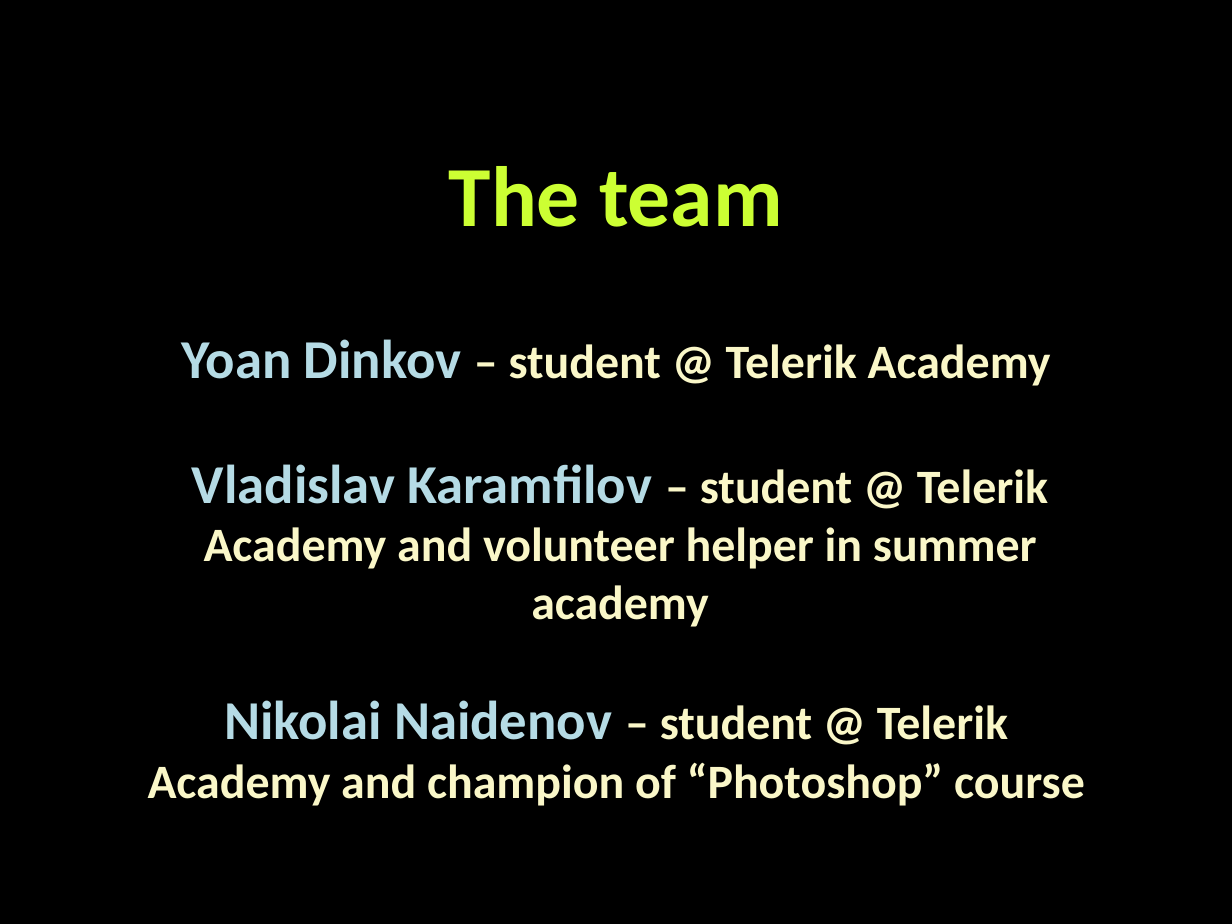
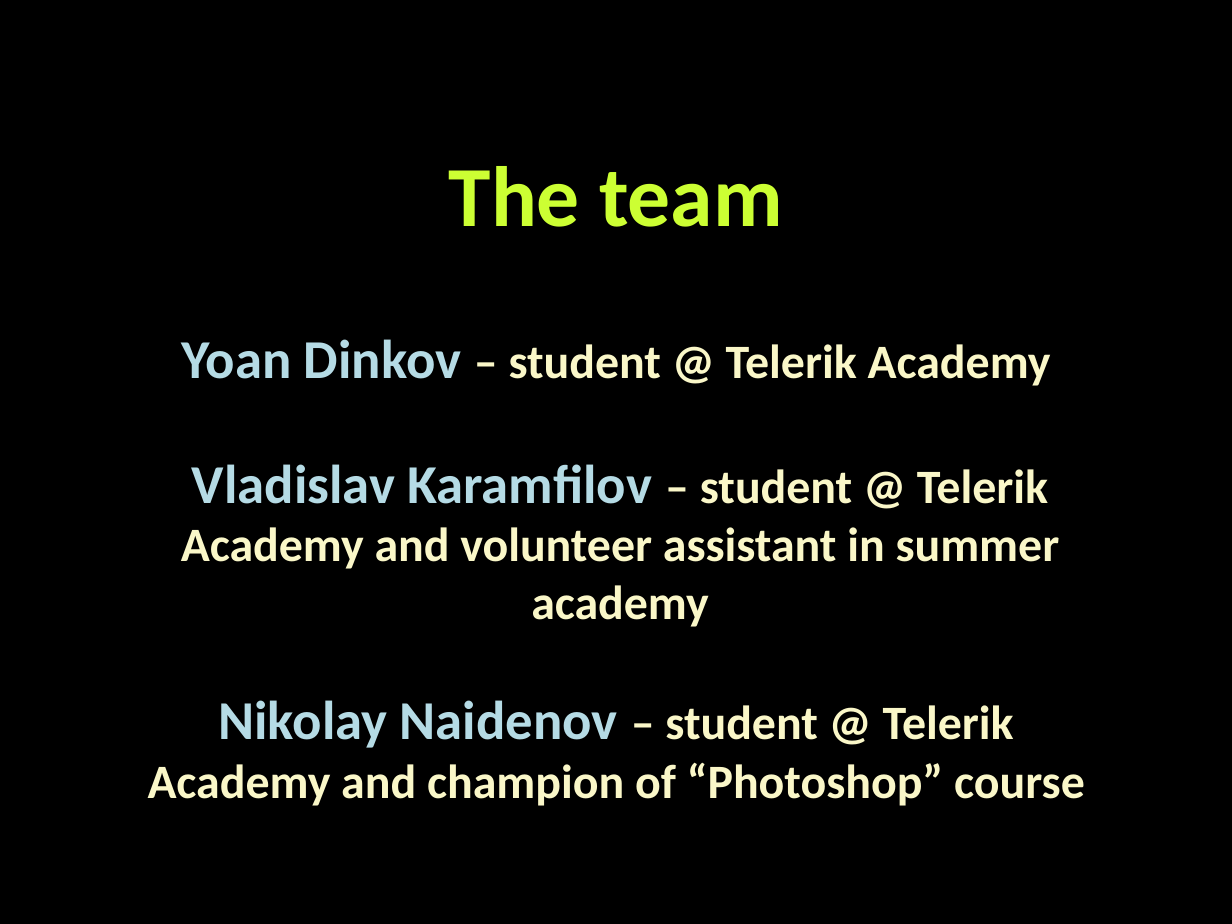
Before and after one commit to HighQualityCode-TeamErbium/HighQualityCode-TeamErbium, a slide deck: slide 2 of Team Erbium Presentation.pptx. Drawn at 1232x924 pixels with LibreOffice and Linux fonts; fonts in the diff are those of the drawing; background and template pictures are left out. Boxes give left, top, right and bottom in pixels: in the first picture for what was removed or moved away, otherwise in the second. Text is boxed around its words. In the diff, an @@ line names an element or a change of style, - is before the commit and + after.

```diff
--- a/Team Erbium Presentation.pptx
+++ b/Team Erbium Presentation.pptx
@@ subtitle at <box>181,464,1060,627</box>: text changed @@
-Vladislav Karamfilov – student @ Telerik Academy and volunteer helper in summer academy
+Vladislav Karamfilov – student @ Telerik Academy and volunteer assistant in summer academy
@@ text at <box>148,700,1085,806</box>: text changed @@
-Nikolai Naidenov – student @ Telerik Academy and champion of “Photoshop” course
+Nikolay Naidenov – student @ Telerik Academy and champion of “Photoshop” course
```
Also in this commit, not shown: 4 other slides changed, 2 other files.
